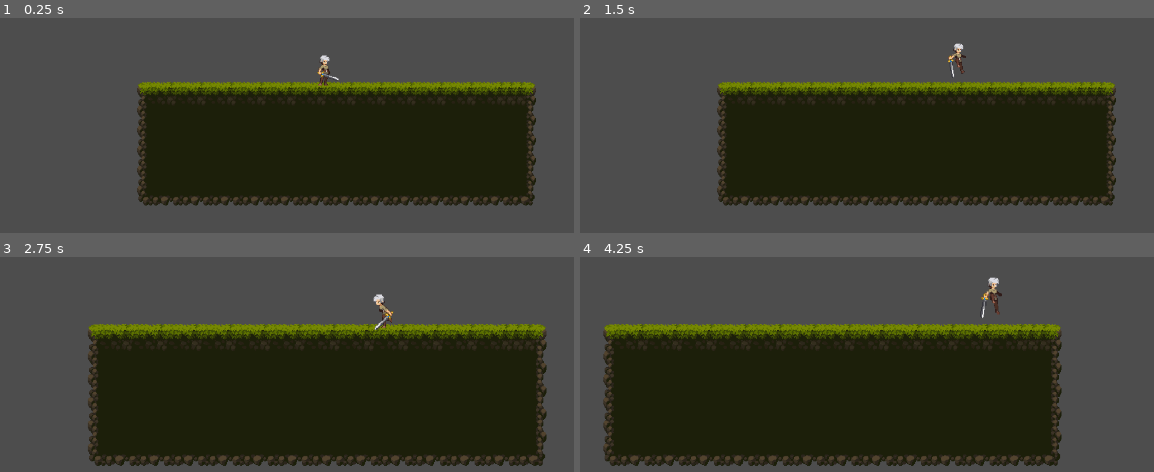
Above: before the commit, frames 1-4 (two rows, left to right).
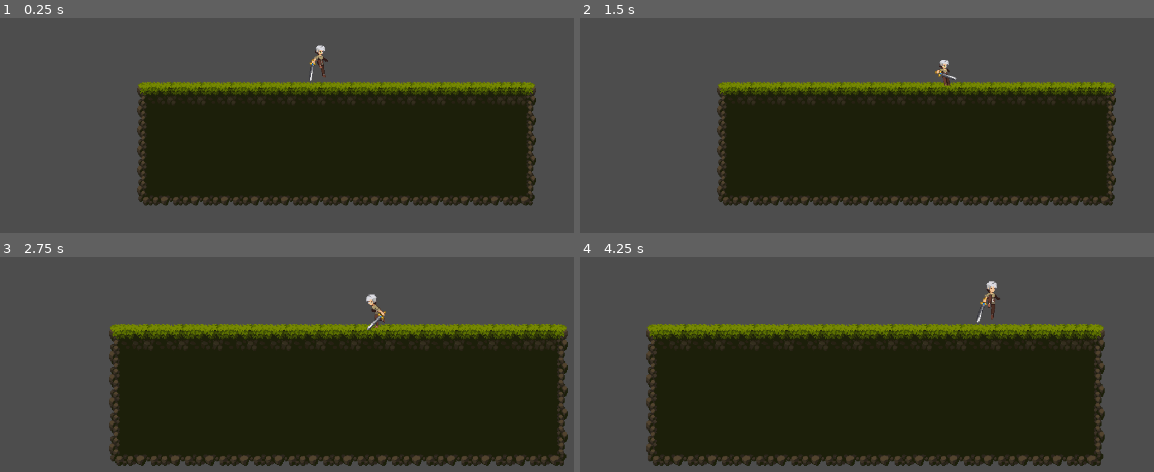
Above: after the commit, the same moments.

Repository: etscheelk/GameTests
Game: Godot game, scene res://Levels/test_level.tscn
Two runs of this game, one before a commit and one after it. Both use one fixed random seed, a clock stepped at 60 frames per second and the inputs below.
Inputs (mouse positions are in pixels of both pictures, inside the frame that each line leads up to):
- Up to frame 1 (0.25 s): no input
- Up to frame 2 (1.5 s): move the mouse to (1079, 39) at 0.52 s; hold D (right) from 0.53 s (still down); tap Mouse wheel up (zoomin) at 0.6 s; tap Space (jump) at 0.77 s; move the mouse to (746, 84) at 1.27 s; tap Mouse wheel down (zoomout) at 1.35 s
- Up to frame 3 (2.75 s): tap Space (jump) at 1.52 s; move the mouse to (outside the picture) at 2.02 s; release D (right) at 2.03 s; hold A (left) from 2.03 s (still down); tap Mouse wheel up (zoomin) at 2.1 s
- Up to frame 4 (4.25 s): move the mouse to (861, 392) at 2.77 s; release A (left) at 2.78 s; hold D (right) from 2.78 s (still down); tap Mouse wheel down (zoomout) at 2.85 s; tap Space (jump) at 3.02, 3.77 s; move the mouse to (1142, 368) at 3.52 s; tap Mouse wheel up (zoomin) at 3.6 s

The runs differ from the first frame. In frame 1, 0.3% of the frame differs, in the area x 54-60%, y 12-32%; in frame 2, 0.4%; in frame 3, 9.1%; in frame 4, 14%, in the area x 4-92%, y 9-98%.

Commit message:
Friction slowdown on ground implemented

Diff:
--- a/Characters/player.gd
+++ b/Characters/player.gd
@@ -11,6 +11,8 @@
 
 @onready var animated_sprite : AnimatedSprite2D = $AnimatedSprite2D
 
+var deltaFrameTime : float = 0
+
 # Get the gravity from the project settings to be synced with RigidBody nodes.
 var gravity = ProjectSettings.get_setting("physics/2d/default_gravity")
 var has_double_jumped : bool = false
@@ -22,10 +24,12 @@
 enum states {IDLE, RUNNING, JUMPING, MANTLING}
 var state : states = states.IDLE
 
-func _physics_process(_delta):
+func _physics_process(delta):
+	deltaFrameTime = delta
+
 	# Add the gravity.
 	if not is_on_floor():
-		velocity.y += gravity * _delta
+		velocity.y += gravity * delta
 		was_in_air = true
 	else:
 		has_double_jumped = false
@@ -50,7 +54,10 @@
 	if direction.x != 0 && animated_sprite.animation != "jump_end":
 		velocity.x = direction.x * walkSpeed
 	else:
-		velocity.x = move_toward(velocity.x, 0, walkSpeed)
+		# velocity.x = move_toward(velocity.x, 0, walkSpeed)
+		pass
+
+	friction()
 
 	move_and_slide()
 	update_animation()
@@ -58,11 +65,9 @@
 
 
 func move():
-	if is_on_floor():
-		friction()
+	friction()
 
-	else: # Player is in air
-		pass
+
 
 
 
@@ -71,7 +76,23 @@
 	pass
 
 func friction():
-	pass
+	var speed : float = velocity.length()
+
+	if (speed < 1):
+		velocity.x = 0
+		return
+
+	var drop : float = 0
+	var control : float = 20 if speed < 20 else speed
+	drop += control * 6 * deltaFrameTime
+
+	var newSpeed : float = speed - drop
+	if (newSpeed < 0):
+		newSpeed = 0
+
+	newSpeed /= speed
+	velocity *= newSpeed
+	print(velocity)
 
 func update_animation():
 	if not animation_locked:
